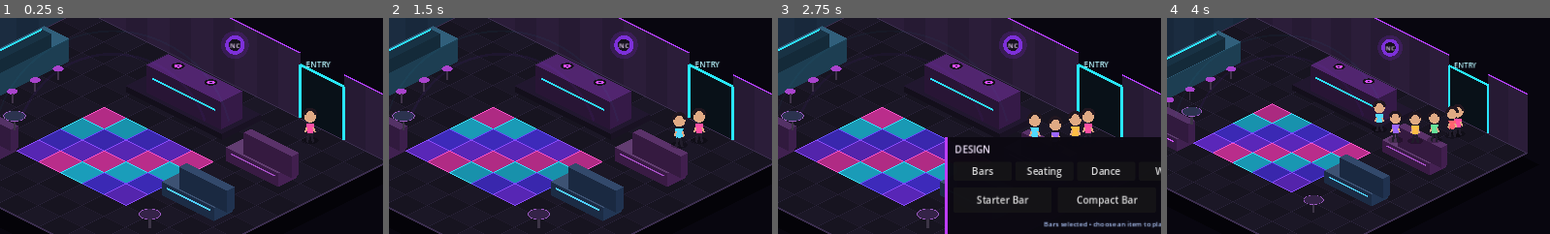
Above: before the commit, frames 1-4 (left to right).
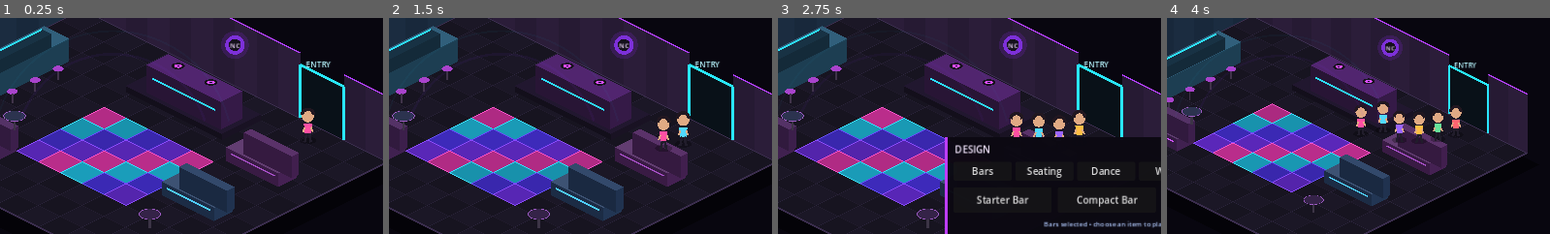
Above: after the commit, the same moments.

Repository: 22crob/Nightclub-City
Game: Godot game, scene res://scenes/main.tscn
The game is run twice, just before and just after one commit, with the same random seed, the same clock (stepped at 60 frames per second) and the same inputs.
Inputs:
- Up to frame 1 (0.25 s): no input
- Up to frame 2 (1.5 s): click "−" at 0.5 s; click "+" at 1.25 s
- Up to frame 3 (2.75 s): click "DESIGN" at 2 s
- Up to frame 4 (4 s): click "×" at 2.75 s; click "−" at 3.5 s
The pictures show only the part of the screen within x 35-85%, y 37-87%; the shares and areas given below are measured in that part.

The runs differ from the first frame. In frame 1, 0.1% of the frame differs, in the area x 78-83%, y 43-54%; in frame 2, 0.8%; in frame 3, 1.1%; in frame 4, 1.4%, in the area x 49-78%, y 38-58%.

Commit message:
Harden NPC behavior initialization

Diff:
--- a/godot/scripts/main.gd
+++ b/godot/scripts/main.gd
@@ -382,6 +382,7 @@
 		var state: String = str(npc["state"])
 		var activity: String = str(npc["activity"])
 		var dancing: bool = state == "activity" and activity == "dance"
+		var shirt_color: Color = npc["color"]
 		var bob: float = 0.0
 
 		if state == "entering" or state == "walking" or state == "leaving":
@@ -389,7 +390,7 @@
 		elif dancing:
 			bob = sin(anim_time * 3.0 + float(i) * 0.7) * 1.8
 
-		_draw_avatar(screen_pos - Vector2(0, bob), npc["color"], dancing)
+		_draw_avatar(screen_pos - Vector2(0, bob), shirt_color, dancing)
 
 func _draw_avatar(pos: Vector2, shirt: Color, dancing: bool) -> void:
 	var skin: Color = Color("#e0aa84")
@@ -763,7 +764,7 @@
 			"activity": activity,
 			"activity_target": _activity_target(activity, i),
 			"timer": 0.0,
-			"spawn_delay": float(i) * 0.75,
+			"spawn_delay": 0.15 + float(i) * 0.75,
 			"color": npc_colors[i]
 		}
 		npc_agents.append(agent)
